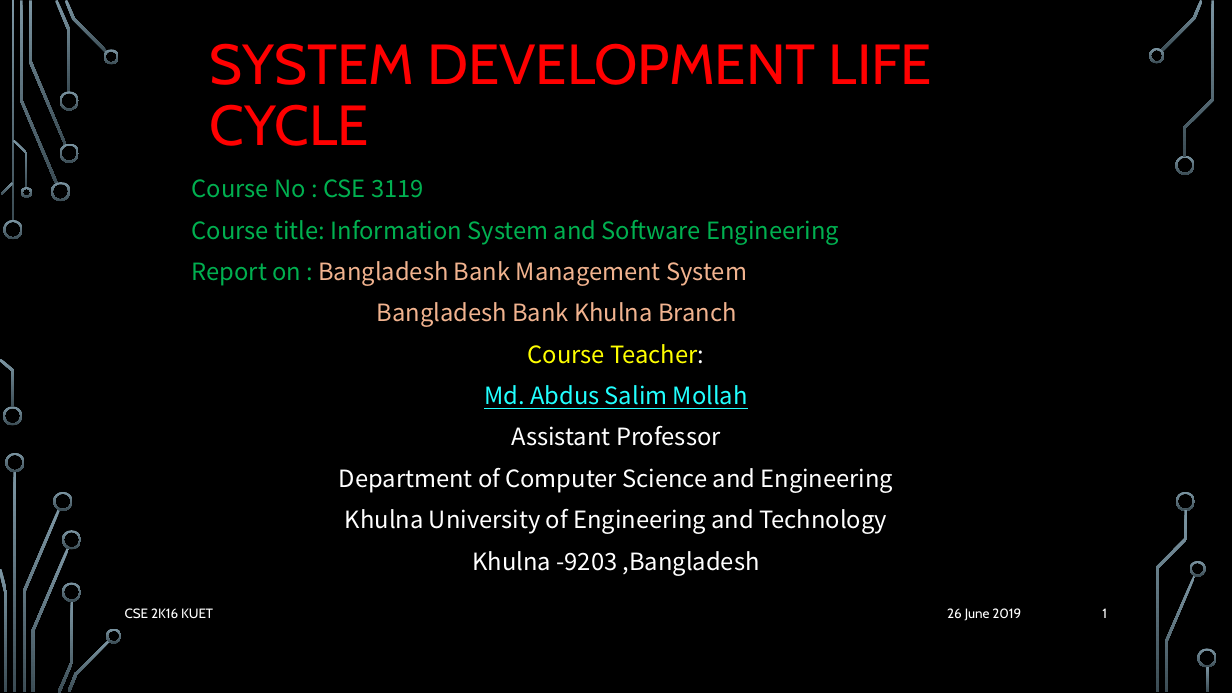
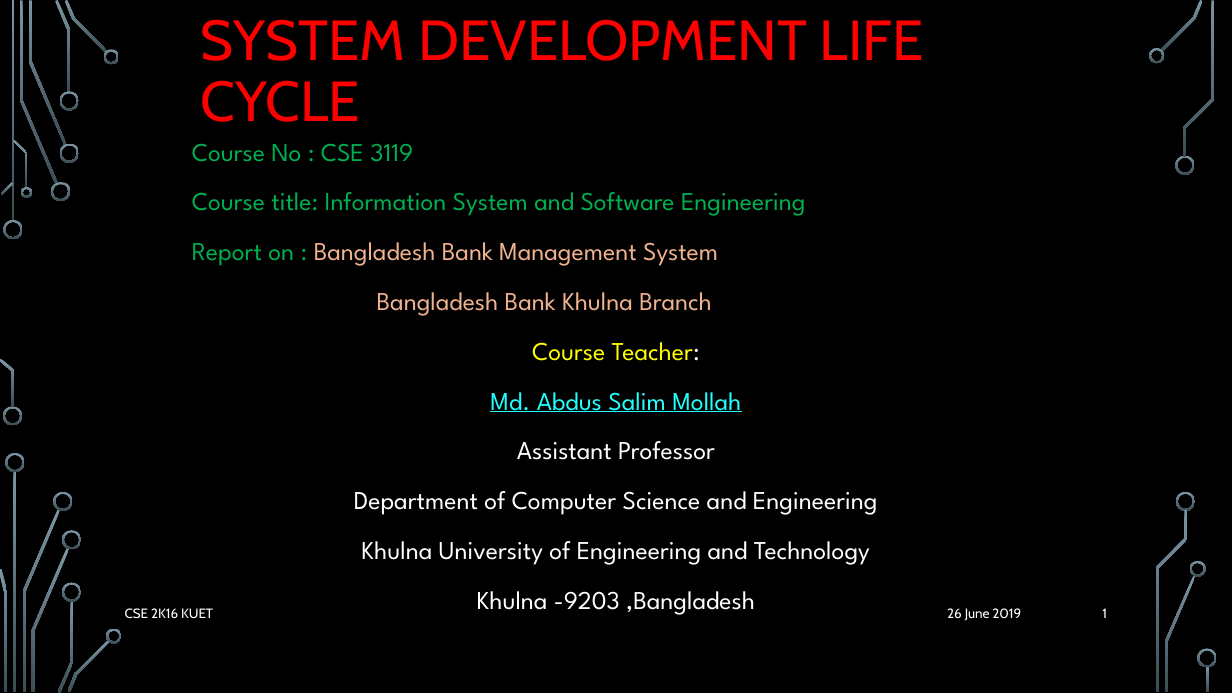
Before and after one commit to delowarsikder/PresentaionSlide, a slide deck: slide 1 of System-Development-Life-Cycle final.pptx. Drawn at 1232x693 pixels with LibreOffice and Linux fonts; fonts in the diff are those of the drawing; background and template pictures are left out. Boxes give left, top, right and bottom in pixels: in the first picture for what was removed or moved away, otherwise in the second. Text is boxed around its words. In the diff, an @@ line names an element or a change of style, - is before the commit and + after.

```diff
--- a/System-Development-Life-Cycle final.pptx
+++ b/System-Development-Life-Cycle final.pptx
@@ title "SYSTEM DEVELOPMENT LIFE CYCLE": place and size @@
-title "SYSTEM DEVELOPMENT LIFE CYCLE" at [209, 43, 932, 146]
+title "SYSTEM DEVELOPMENT LIFE CYCLE" at [200, 19, 923, 122]
@@ text "Course No : CSE 3119": place and size @@
-text "Course No : CSE 3119" at [192, 179, 894, 575]
+text "Course No : CSE 3119" at [192, 144, 878, 565]
@@ text "Course No : CSE 3119" at [192, 144, 878, 565]: size 18.5 to 20 pt, font Noto Sans CJK SC to League Spartan; line spacing 1 to 1.2 @@
```
Also in this commit, not shown: 5 other slides changed.
